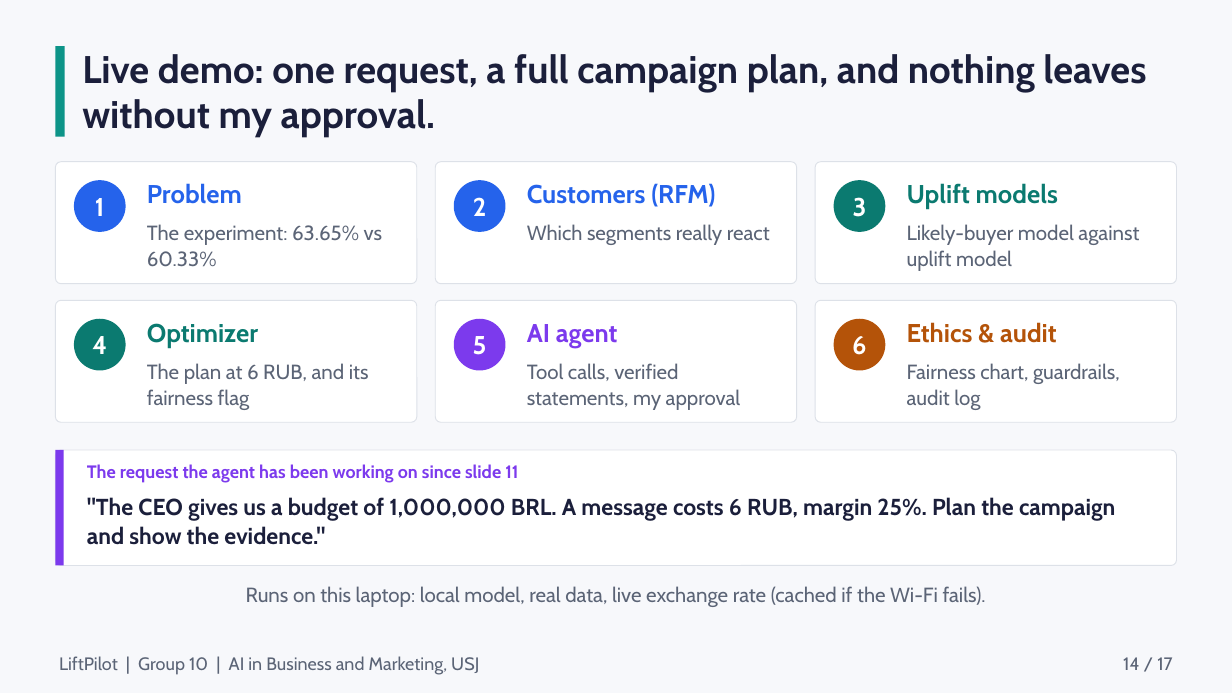
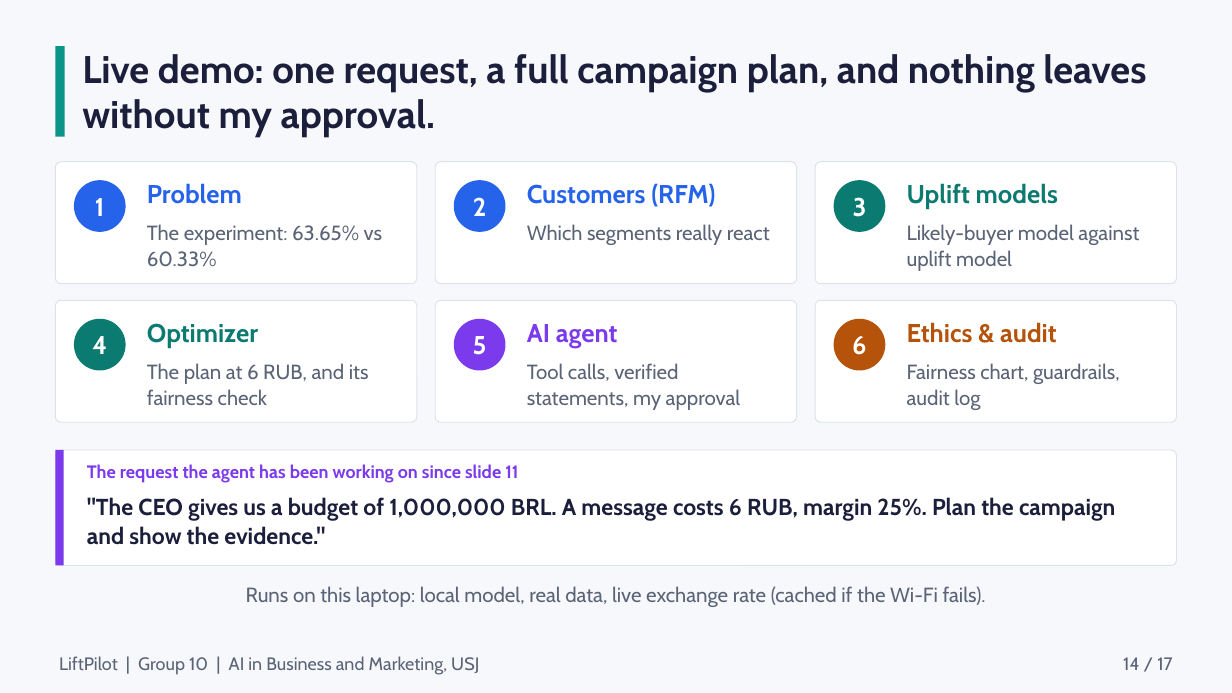
Before and after one commit to abed-r-j/liftpilot, a slide deck: slide 14 of docs/presentation/LiftPilot.pptx. Drawn at 1232x693 pixels with LibreOffice and Linux fonts; fonts in the diff are those of the drawing. Boxes give left, top, right and bottom in pixels: in the first picture for what was removed or moved away, otherwise in the second. Text is boxed around its words. In the diff, an @@ line names an element or a change of style, - is before the commit and + after.

```diff
--- a/docs/presentation/LiftPilot.pptx
+++ b/docs/presentation/LiftPilot.pptx
@@ text at box(147, 363, 369, 405): text changed @@
-The plan at 6 RUB, and its fairness flag
+The plan at 6 RUB, and its fairness check
```
Also in this commit, not shown: 4 other slides changed, 25 other files.
